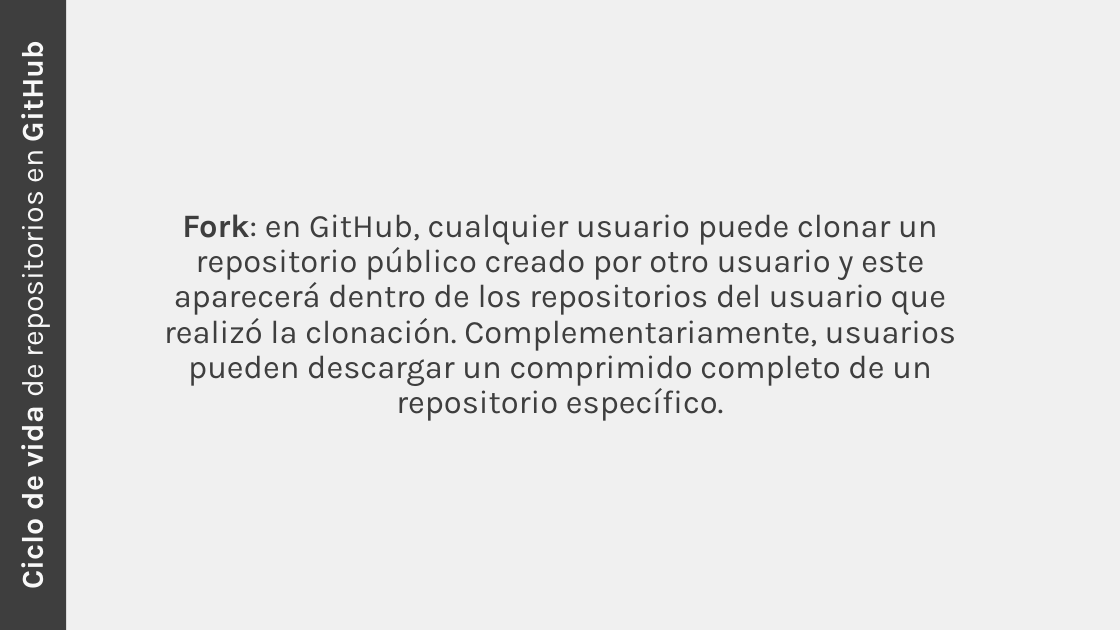
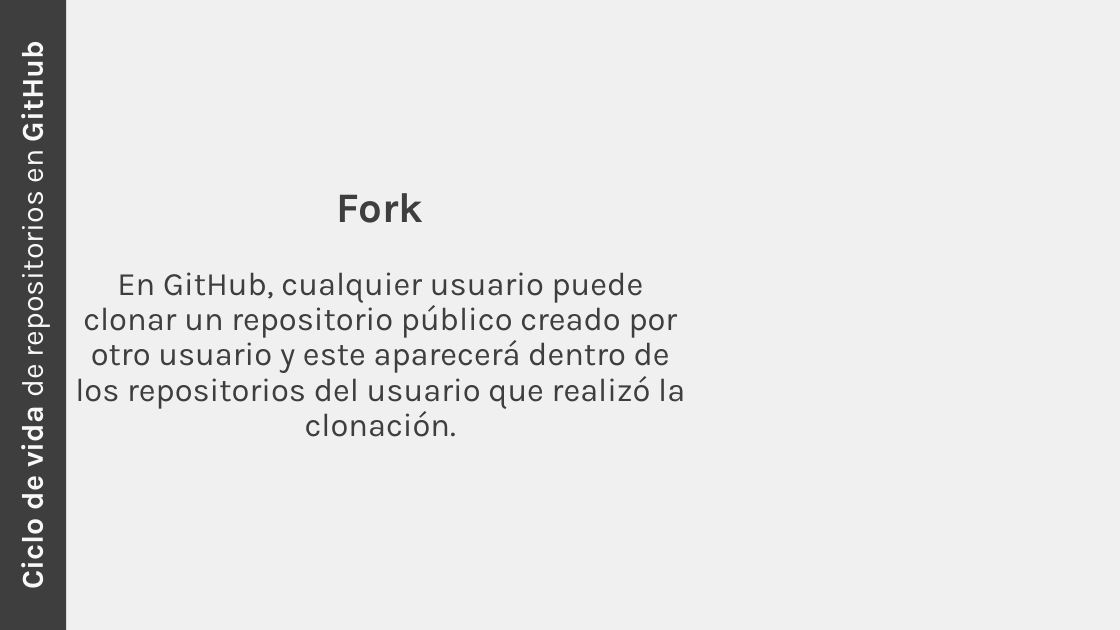
Before and after one commit to rcfdtools/R.TeachingResearchGuide, a slide deck: slide 17 of Section01/Section01.pptx. Drawn at 1120x630 pixels with LibreOffice and Linux fonts; fonts in the diff are those of the drawing. Boxes give left, top, right and bottom in pixels: in the first picture for what was removed or moved away, otherwise in the second. Text is boxed around its words. In the diff, an @@ line names an element or a change of style, - is before the commit and + after.

```diff
--- a/Section01/Section01.pptx
+++ b/Section01/Section01.pptx
@@ text at [75, 193, 685, 437]: text changed @@
-Fork: en GitHub, cualquier usuario puede clonar un repositorio público creado por otro usuario y este aparecerá dentro de los repositorios del usuario que realizó la clonación. Complementariamente, usuarios pueden descargar un comprimido completo de un repositorio específico.
+Fork
+En GitHub, cualquier usuario puede clonar un repositorio público creado por otro usuario y este aparecerá dentro de los repositorios del usuario que realizó la clonación.
```
Also in this commit, not shown: 22 other slides changed, 1 slide added, 1 slide removed, 6 other files.
